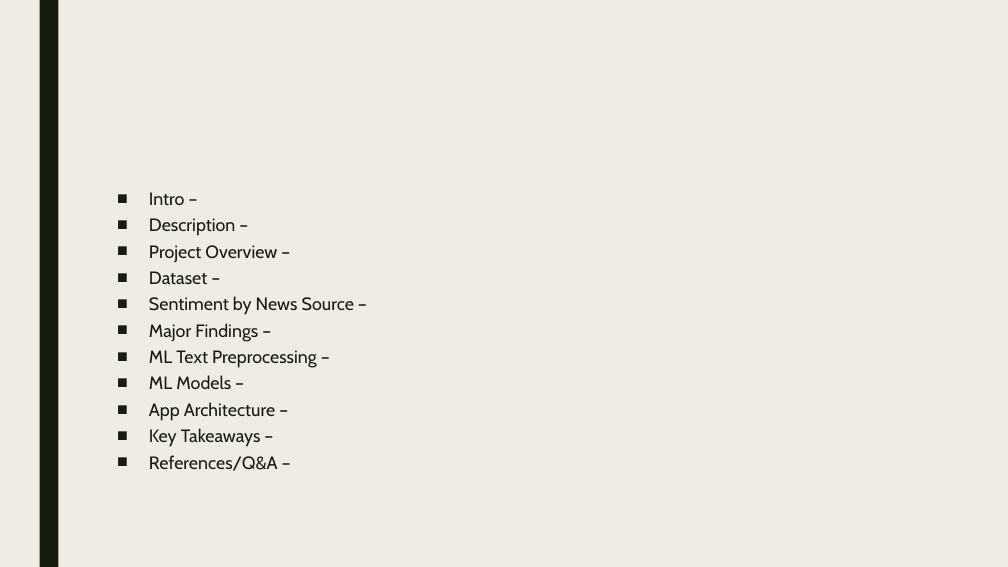
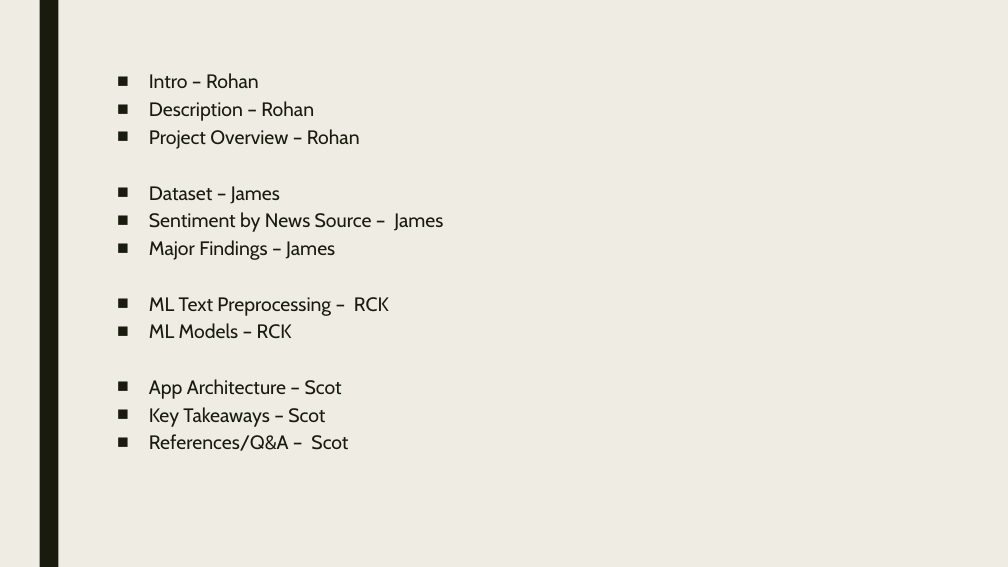
Before and after one commit to James-Ashley/sentiment-analysis-dashboard, a slide deck: slide 14 of demo_day_deck.pptx. Drawn at 1008x567 pixels with LibreOffice and Linux fonts; fonts in the diff are those of the drawing. Boxes give left, top, right and bottom in pixels: in the first picture for what was removed or moved away, otherwise in the second. Text is boxed around its words. In the diff, an @@ line names an element or a change of style, - is before the commit and + after.

Commit message:
ppt edits

```diff
--- a/demo_day_deck.pptx
+++ b/demo_day_deck.pptx
@@ text at <box>149,73,443,451</box>: text changed; size 17 to 18.5 pt @@
-■ Intro –
-■ Description –
-■ Project Overview –
-■ Dataset –
-■ Sentiment by News Source –
-■ Major Findings –
-■ ML Text Preprocessing –
-■ ML Models –
-■ App Architecture –
-■ Key Takeaways –
-■ References/Q&A –
+■ Intro – Rohan
+■ Description – Rohan
+■ Project Overview – Rohan
+■ Dataset – James
+■ Sentiment by News Source – James
+■ Major Findings – James
+■ ML Text Preprocessing – RCK
+■ ML Models – RCK
+■ App Architecture – Scot
+■ Key Takeaways – Scot
+■ References/Q&A – Scot
```
